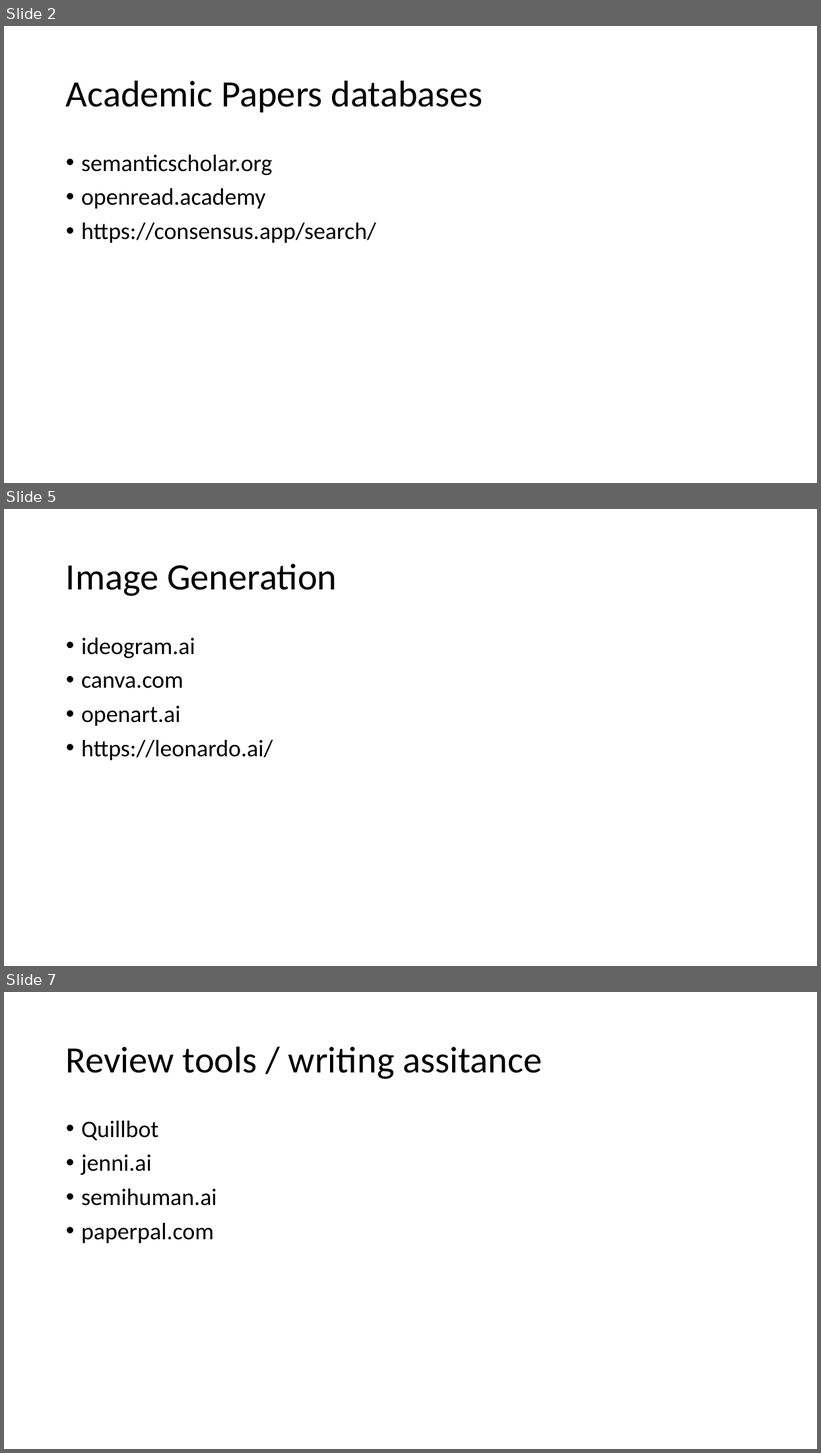
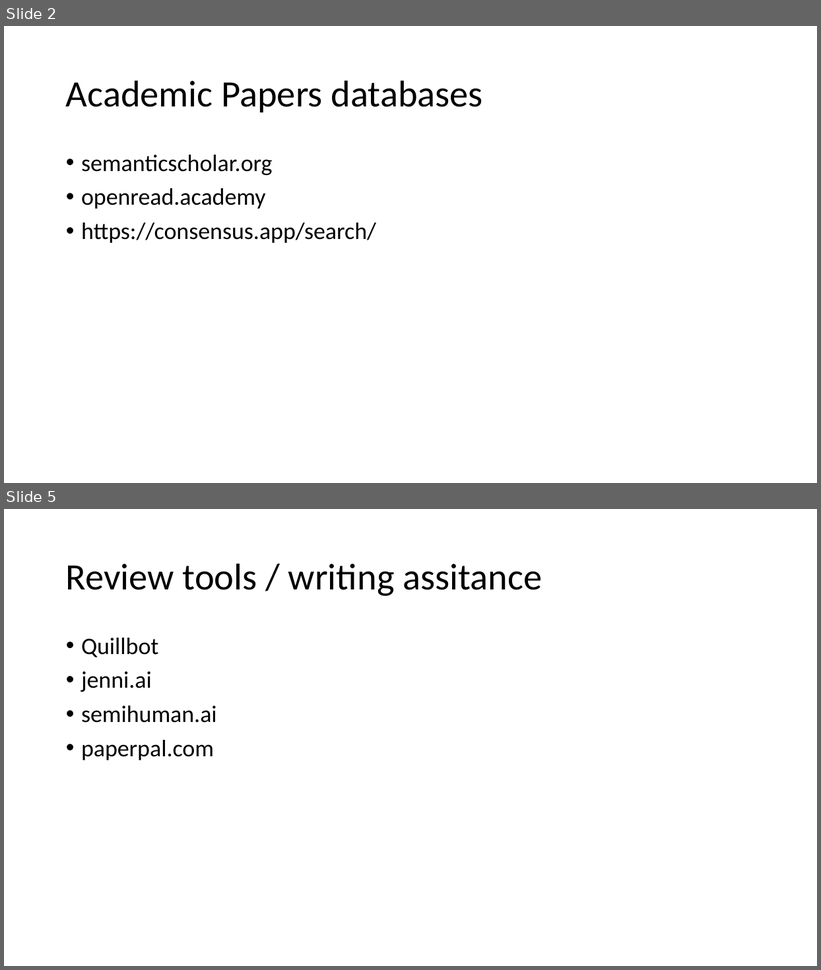
Before and after one commit to motazsaad/NLP-Theresa, a slide deck: slides/LLMs/08 Tools.pptx. Shown one above the other, each under a label of ours: slides 2, 5 and 7 before the commit, slides 2 and 5 after it; the slides between them are not shown. The pictures are 821x1453 and 821x970 pixels, drawn with LibreOffice and Linux fonts; fonts in the diff are those of the drawing. Boxes give left, top, right and bottom in pixels: in the first picture for what was removed or moved away, otherwise in the second. Text is boxed around its words. In the diff, an @@ line names an element or a change of style, - is before the commit and + after.

```diff
--- a/slides/LLMs/08 Tools.pptx
+++ b/slides/LLMs/08 Tools.pptx
@@ slide 5 removed at [4,509,817,966], background #FFFFFF @@
@@ title removed at [66,564,337,596] @@
-Image Generation
@@ text removed at [81,638,273,760] @@
-• ideogram.ai
-• canva.com
-• openart.ai
-• https://leonardo.ai/
@@ what was slide 7 is now slide 5 @@
```
Also in this commit, not shown: 6 slides changed, 1 other file.
